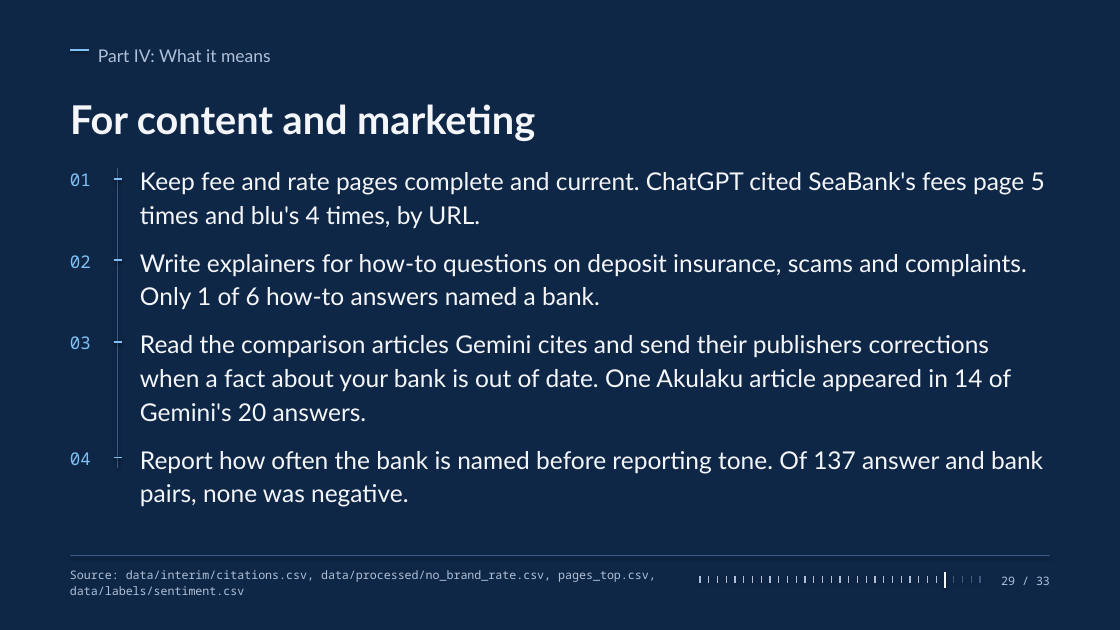
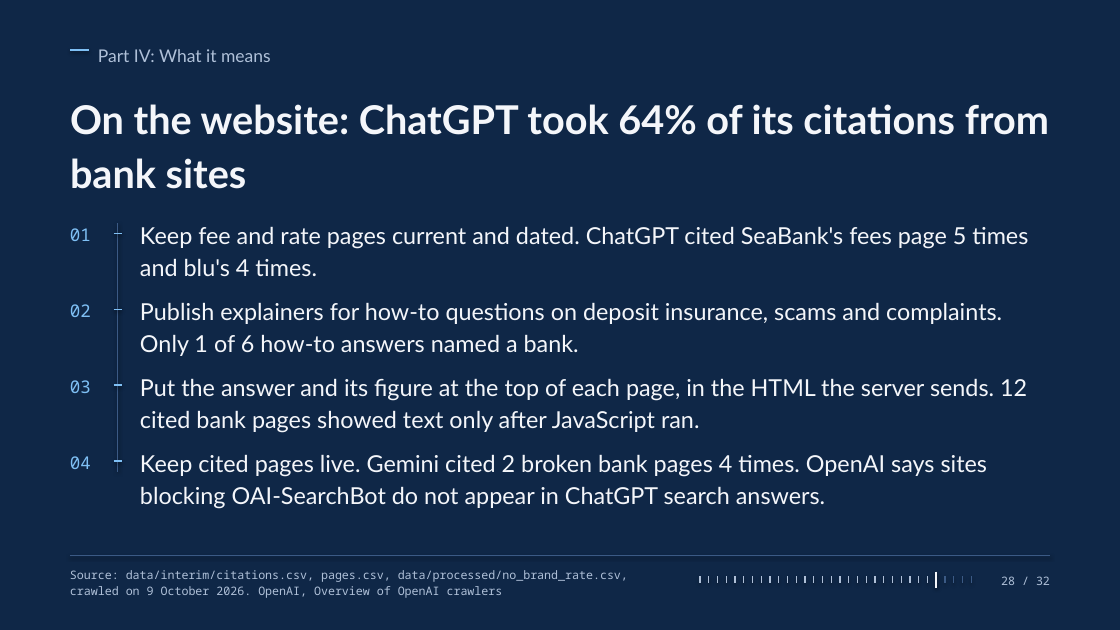
Before and after one commit to rgmwnn/geo-bank-visibility, a slide deck: slide 28 of deck/out/favoured-banks.pptx (slide 29 before the commit). Drawn at 1120x630 pixels with LibreOffice and Linux fonts; fonts in the diff are those of the drawing. Boxes give left, top, right and bottom in pixels: in the first picture for what was removed or moved away, otherwise in the second. Text is boxed around its words. In the diff, an @@ line names an element or a change of style, - is before the commit and + after.

```diff
--- a/deck/out/favoured-banks.pptx
+++ b/deck/out/favoured-banks.pptx
@@ text at (x1=70, y1=104, x2=1049, y2=189): text changed @@
-For content and marketing
+On the website: ChatGPT took 64% of its citations from bank sites
@@ text "01" moved from (x1=70, y1=173, x2=91, y2=186) to (x1=70, y1=228, x2=91, y2=241) @@
@@ line moved from (113, 179) - (122, 179) to (113, 234) - (122, 234) @@
@@ line moved from (118, 168) - (118, 468) to (118, 223) - (118, 471) @@
@@ text at (x1=140, y1=226, x2=1028, y2=276): text changed; size 21 to 20 pt @@
-Keep fee and rate pages complete and current. ChatGPT cited SeaBank's fees page 5 times and blu's 4 times, by URL.
+Keep fee and rate pages current and dated. ChatGPT cited SeaBank's fees page 5 times and blu's 4 times.
@@ text "02" moved from (x1=70, y1=255, x2=91, y2=268) to (x1=70, y1=304, x2=91, y2=317) @@
@@ line moved from (113, 260) - (122, 260) to (113, 309) - (122, 309) @@
@@ text at (x1=140, y1=302, x2=1002, y2=356): text changed; size 21 to 20 pt @@
-Write explainers for how-to questions on deposit insurance, scams and complaints. Only 1 of 6 how-to answers named a bank.
+Publish explainers for how-to questions on deposit insurance, scams and complaints. Only 1 of 6 how-to answers named a bank.
@@ text "03" moved from (x1=70, y1=336, x2=91, y2=349) to (x1=70, y1=380, x2=91, y2=393) @@
@@ line moved from (113, 342) - (122, 342) to (113, 386) - (122, 386) @@
@@ text at (x1=140, y1=378, x2=1027, y2=433): text changed; size 21 to 20 pt @@
-Read the comparison articles Gemini cites and send their publishers corrections when a fact about your bank is out of date. One Akulaku article appeared in 14 of Gemini's 20 answers.
+Put the answer and its figure at the top of each page, in the HTML the server sends. 12 cited bank pages showed text only after JavaScript ran.
@@ text "04" moved from (x1=70, y1=452, x2=91, y2=465) to (x1=70, y1=456, x2=91, y2=469) @@
@@ line moved from (113, 458) - (122, 458) to (113, 461) - (122, 461) @@
@@ text at (x1=140, y1=454, x2=987, y2=509): text changed; size 21 to 20 pt @@
-Report how often the bank is named before reporting tone. Of 137 answer and bank pairs, none was negative.
+Keep cited pages live. Gemini cited 2 broken bank pages 4 times. OpenAI says sites blocking OAI-SearchBot do not appear in ChatGPT search answers.
@@ text at (x1=70, y1=570, x2=628, y2=598): text changed @@
-Source: data/interim/citations.csv, data/processed/no_brand_rate.csv, pages_top.csv, data/labels/sentiment.csv
+Source: data/interim/citations.csv, pages.csv, data/processed/no_brand_rate.csv, crawled on 9 October 2026. OpenAI, Overview of OpenAI crawlers
@@ line moved from (937, 576) - (937, 583) to (937, 572) - (937, 588) @@
@@ line (937, 572) - (937, 588): stroke #AFC0D8 1 pt to #F4F6FA 2 pt @@
@@ line moved from (945, 572) - (945, 588) to (945, 576) - (945, 583) @@
@@ line (945, 576) - (945, 583): stroke #F4F6FA 2 pt to #3B5A85 1 pt @@
@@ line removed from (981, 576) to (981, 583) @@
@@ text at (x1=1001, y1=576, x2=1050, y2=585): text changed @@
-29 / 33
+28 / 32
```
Also in this commit, not shown: 25 other slides changed, 1 slide added, 2 slides removed, 4 other files.
